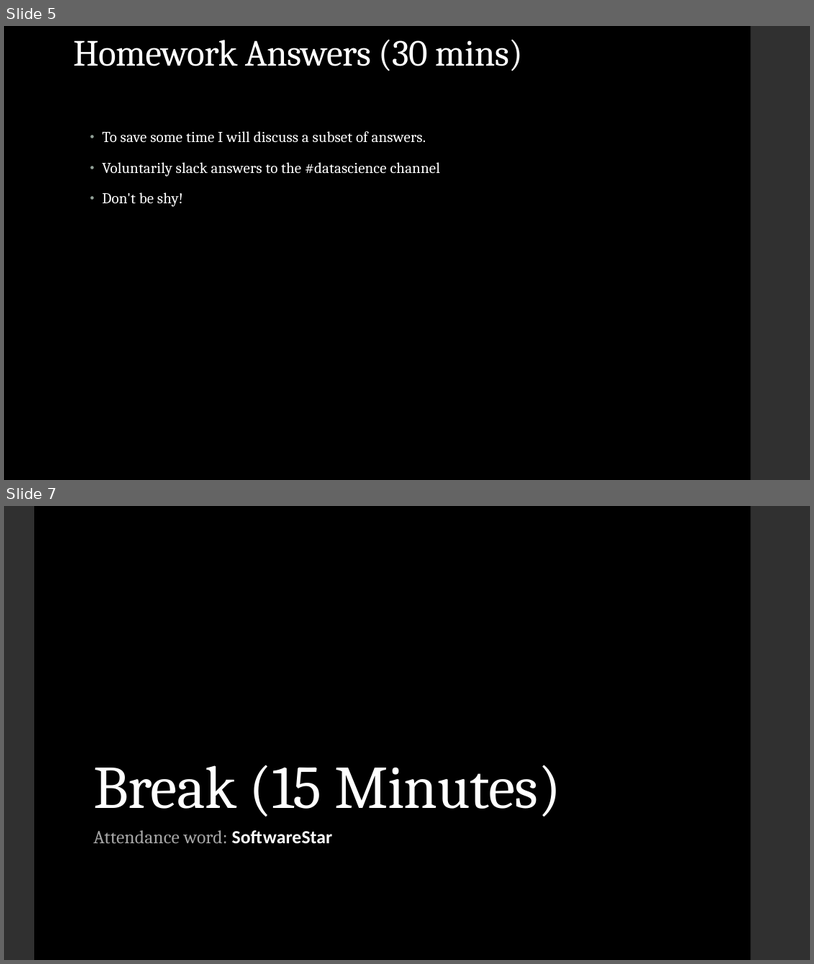
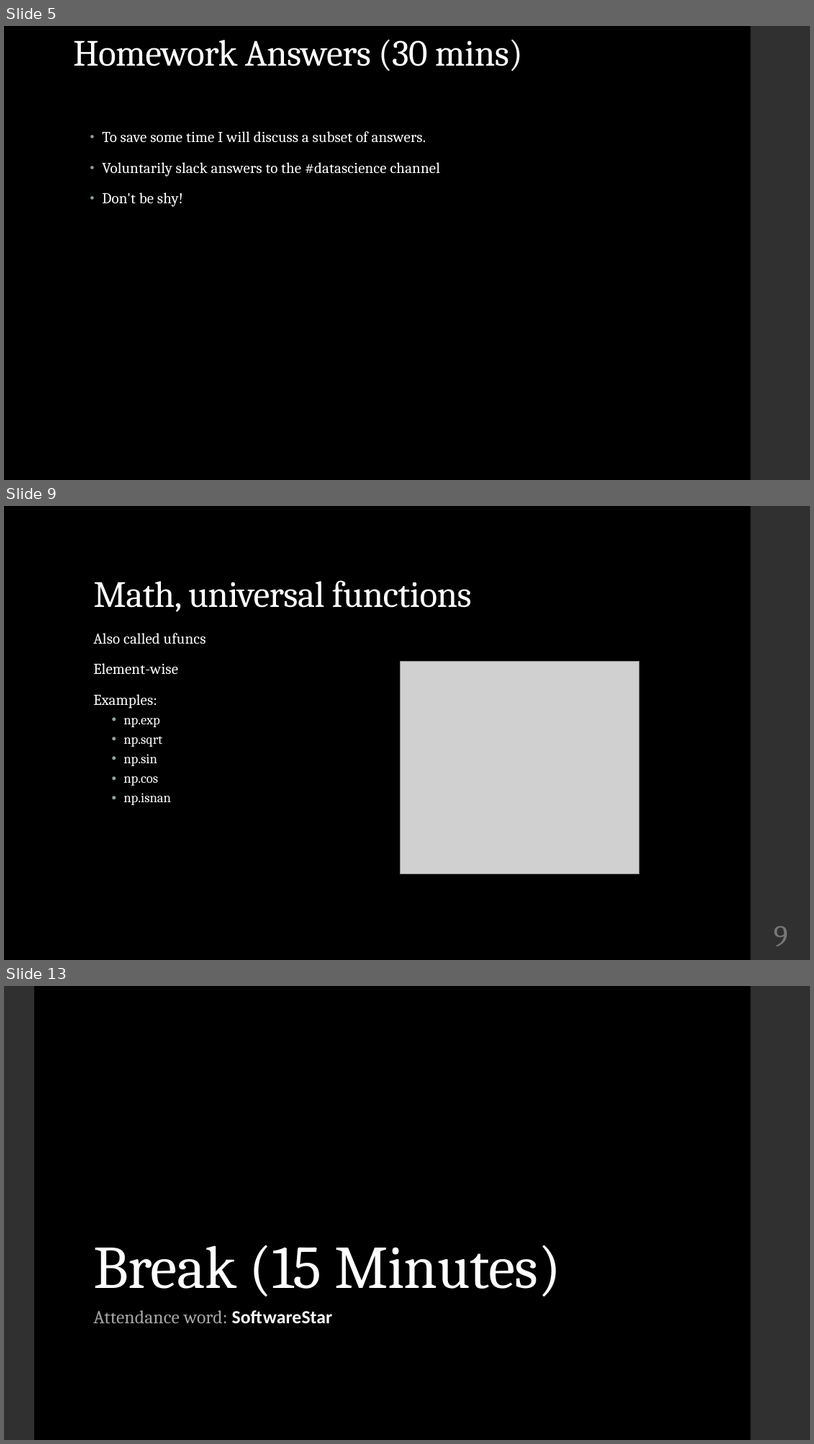
Before and after one commit to LaunchCoderGirlSTL/Data-Science-Assignments, a slide deck: course_material/week_04/week_04_presentation.pptx. Shown one above the other, each under a label of ours: slides 5 and 7 before the commit, slides 5, 9 and 13 after it; the slides between them are not shown. The pictures are 814x964 and 814x1444 pixels, drawn with LibreOffice and Linux fonts; fonts in the diff are those of the drawing; grey boxes stand for pictures. Boxes give left, top, right and bottom in pixels: in the first picture for what was removed or moved away, otherwise in the second. Text is boxed around its words. In the diff, an @@ line names an element or a change of style, - is before the commit and + after.

```diff
--- a/course_material/week_04/week_04_presentation.pptx
+++ b/course_material/week_04/week_04_presentation.pptx
@@ slide 9 added at (4, 506, 810, 960), background #000000; not listed: 1 template element that a slide beside it also shows @@
@@ title added at (93, 580, 472, 612), 44 pt, text #FFFFFF @@
+Math, universal functions
@@ text added at (93, 633, 206, 805), 18 pt, text #FFFFFF @@
+Also called ufuncs
+Element-wise
+Examples:
+  • np.exp
+  • np.sqrt
+  • np.sin
+  • np.cos
+  • np.isnan
@@ picture added at (400, 662, 640, 874) @@
@@ page number added at (774, 926, 788, 946), 36 pt, text #777777 @@
+9
@@ what was slide 7 is now slide 13 @@
```
Also in this commit, not shown: 1 slide changed, 7 other slides added.
